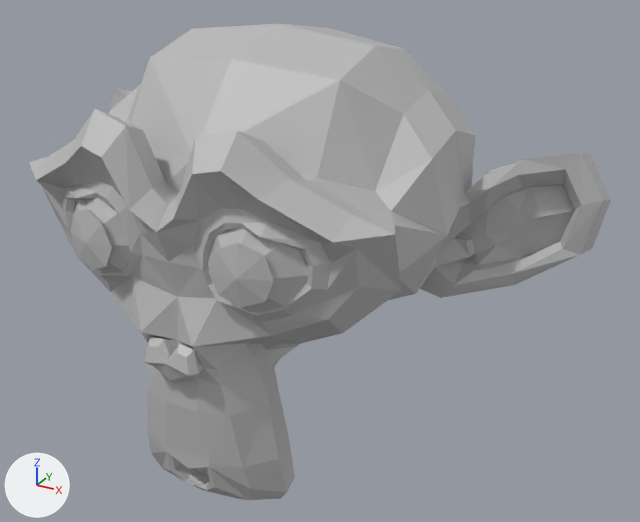
One commit to the Blender file bin/data/meshes/monkey.blend: the scene before it, then after it.
Before and after are seen from a camera (50 mm lens) standing at (2.0, -3.2, 1.57) and looking at (0.2, 0.07, -0.07). The lights are fixed; the arrows at lower left show +X, +Y and +Z.

Names of what the first picture shows: 'Suzanne'.
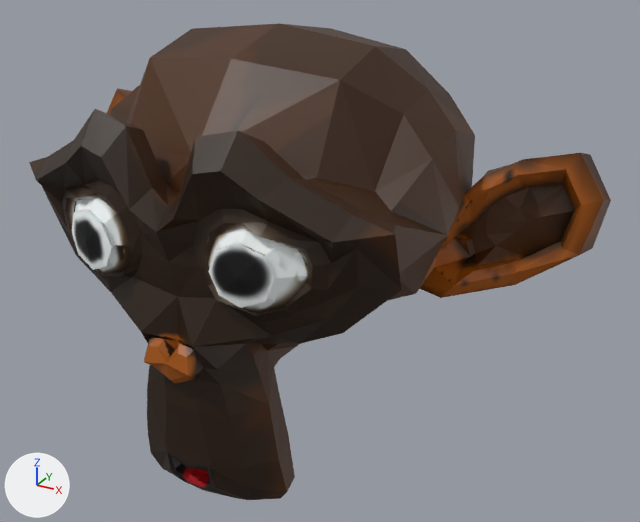
The newer file is also turned or shifted as a whole; pictures and numbers use the older file's frame.

Boxes [x1, y1, x2, y2] around the edits, measured in the pictures (640 x 522 px):
```json
{"object": "Suzanne", "change": "surface changed", "before": [29, 23, 611, 500], "after": [29, 23, 611, 500], "on screen": "grey to brown"}
```

Scene script edits in JSON lines:
```json
{"op": "add", "block": "img_untitled", "code": ["img_untitled = load_image('Untitled', '../textures/monkey.png', 1024, 1024, 'sRGB')"]}
{"op": "remove", "block": "mat_untitled", "code": "mat_untitled.base_color = (0.5, 0.5, 0.5)  # grey #bcbcbc"}
{"op": "add", "block": "mat_untitled", "code": "mat_untitled.texture = img_untitled"}
```
